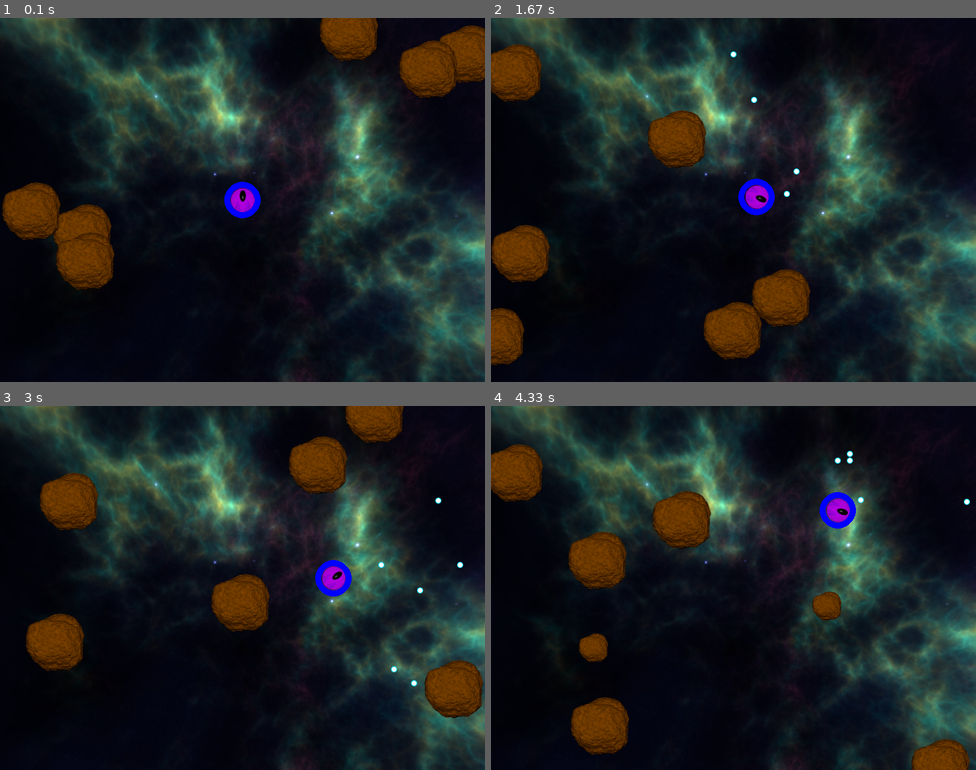
Above: before the commit, frames 1-4 (two rows, left to right).
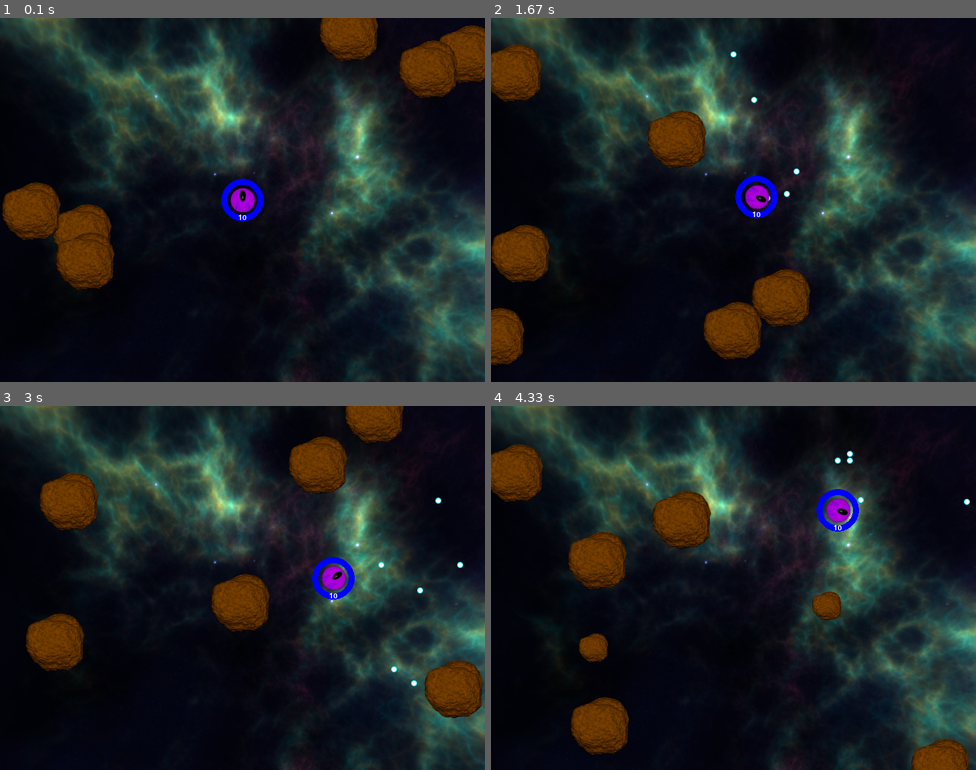
Above: after the commit, the same moments.

Repository: k12-jowhite/MyRealPython
Game: pygame game, started from awesome_pygame_project/Space_Rocks/__main__.py
Two runs of this game, one before a commit and one after it. Both use one fixed random seed, a clock stepped at 60 frames per second and the inputs below.
Inputs:
- Up to frame 1 (0.1 s): no input
- Up to frame 2 (1.67 s): tap Space at 0.33, 0.73, 1.03, 1.23, 1.57 s; hold Right 0.67-1.13 s; hold Up 1.17-1.47 s; hold Right from 1.5 s (still down)
- Up to frame 3 (3 s): tap Space at 1.87, 2.07, 2.37, 2.63, 2.97 s; release Right at 1.97 s; hold Left 2-2.53 s; hold Down 2.57-2.87 s; hold Left from 2.9 s (still down)
- Up to frame 4 (4.33 s): tap Space at 3.27, 3.4, 3.8, 4.1 s; release Left at 3.3 s; hold Up 3.33-3.7 s; hold Right from 3.73 s (still down)

The runs differ from the first frame. In frame 1, 0.4% of the frame differs, in the area x 45-55%, y 44-56%; in frame 2, 0.4%; in frame 3, 0.4%; in frame 4, 0.4%.

Commit message:
Add shield text

Diff:
--- a/awesome_pygame_project/Space_Rocks/game.py
+++ b/awesome_pygame_project/Space_Rocks/game.py
@@ -66,11 +66,12 @@
                 self.spaceship.accelerate()
             if is_key_pressed[pygame.K_DOWN] :
                 self.spaceship.decelerate()
-            self.shields.update(self.spaceship)
+
     def _process_game_logic(self) :
         for game_object in self._get_game_objects() :
             game_object.move(self.screen)
         if self.spaceship :
+            self.shields.update(self.spaceship)
             for asteroid in self.asteroids :
                 if asteroid.collides_with(self.spaceship) :
                     print("Shields @ " + str(self.shields.strength))
--- a/awesome_pygame_project/Space_Rocks/models.py
+++ b/awesome_pygame_project/Space_Rocks/models.py
@@ -1,4 +1,5 @@
 from pygame import Surface, SRCALPHA
+from pygame.font import Font
 from pygame.draw import circle
 from pygame.math import Vector2
 from pygame.transform import rotozoom
@@ -8,12 +9,14 @@
     get_angle_modifier,
     load_sound,
     load_sprite,
-    wrap_position
+    wrap_position,
+    print_text
 )
 
 UP = Vector2(0, -1)
 BLUE = (0, 0, 255)
 RED = (255, 0, 0)
+WHITE = (255, 255, 255)
 
 class GameObject :
     def __init__(self, position, sprite, velocity) :
@@ -85,15 +88,18 @@
 
 class Shield(GameObject) :
     SHIELD_MAX = 10
+    TICKER_START = 0
+    TICKER_MAX = 6
     def __init__(self, spaceship, size=SHIELD_MAX) :
+        self.font = Font(None, 18)
         self.position = spaceship.position
         self.velocity = spaceship.velocity
         self.strength = size
         self.color = BLUE
-        self.size = 60
+        self.size = spaceship.sprite.get_width() + self.strength + 20
         self.r = self.size // 2
         self.sprite = Surface((self.size, self.size), SRCALPHA)
-        self.ticker = 0
+        self.ticker = self.TICKER_START
         self.image = circle(
             self.sprite,
             self.color,
@@ -104,7 +110,6 @@
         super().__init__(self.position, self.sprite, self.velocity)
 
     def draw(self, surface) :
-        new_surface_size = (self.size, self.size)
         blit_position = self.position - Vector2(self.r)
         self.sprite = Surface((self.size, self.size), SRCALPHA)
         if self.ticker > 0 :
@@ -119,6 +124,13 @@
                 self.r,
                 self.strength
             )
+            print_text(
+                self.sprite,
+                str(self.strength),
+                self.font,
+                pos = "bottom",
+                color = WHITE
+            )
         surface.blit(self.sprite, blit_position)
 
     def update(self, spaceship) :
@@ -129,7 +141,7 @@
 
     def decrease_shield(self, spaceship) :
         self.strength -= 1
-        self.ticker = 6
+        self.ticker = self.TICKER_MAX
 
 
 
--- a/awesome_pygame_project/Space_Rocks/utils.py
+++ b/awesome_pygame_project/Space_Rocks/utils.py
@@ -36,8 +36,19 @@
     path = f"assets/sounds/{name}.wav"
     return Sound(path)
 
-def print_text(surface, text, font, color=Color("tomato")) :
+def print_text(surface, text, font, pos=None, color=Color("tomato")) :
     text_surface = font.render(text, True, color)
     rect = text_surface.get_rect()
-    rect.center = Vector2(surface.get_size()) / 2
+    if pos == "top" :
+        rect.center = Vector2(
+            surface.get_width() / 2,
+            rect.h / 2
+        )
+    elif pos == "bottom":
+        rect.center = Vector2(
+            surface.get_width() / 2,
+            surface.get_height() - rect.h / 2
+        )
+    else :
+        rect.center = Vector2(surface.get_size()) / 2
     surface.blit(text_surface, rect)
